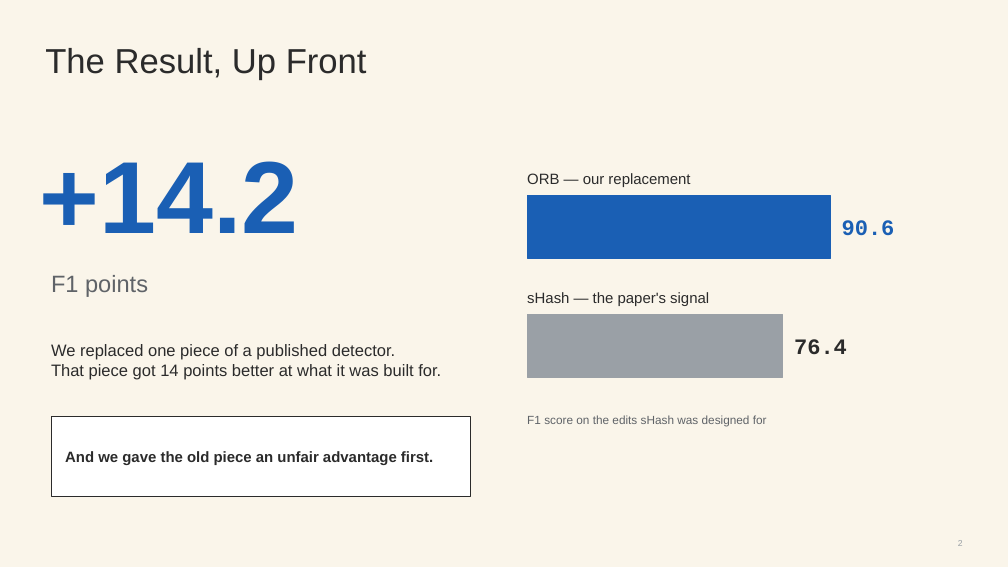
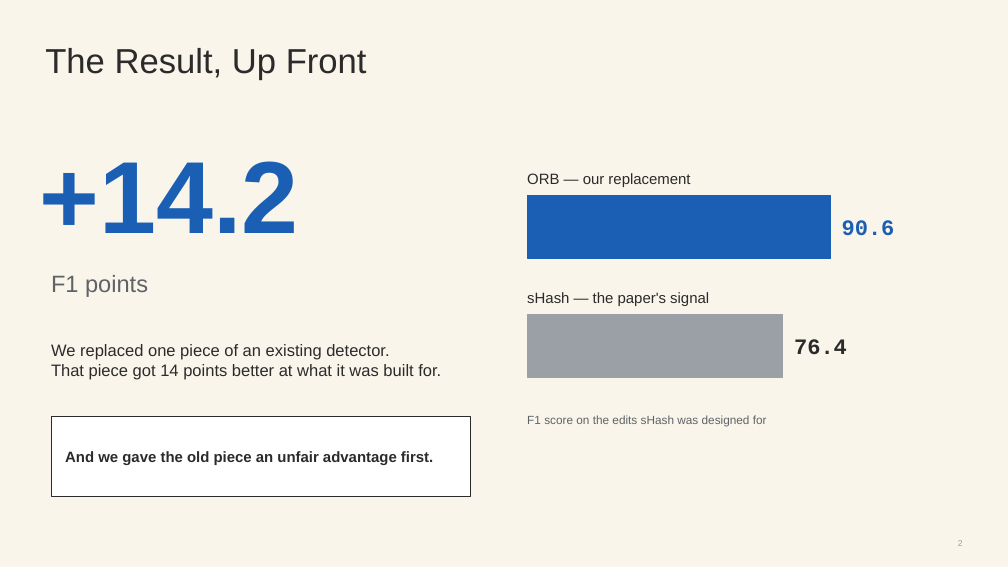
Before and after one commit to rabea-yassin/nft-dup-heuristic-router, a slide deck: slide 2 of NFT_Copymint_Detection_v3.pptx. Drawn at 1008x567 pixels with LibreOffice and Linux fonts; fonts in the diff are those of the drawing. Boxes give left, top, right and bottom in pixels: in the first picture for what was removed or moved away, otherwise in the second. Text is boxed around its words. In the diff, an @@ line names an element or a change of style, - is before the commit and + after.

Commit message:
Add the final report (LaTeX) and the poster
Rebuild the final report from LaTeX source (report/, built with tectonic)
and correct the docs; add the 70x100 cm poster (poster/make_poster.py,
PPTX + PDF); stop calling the paper "published" in the deck.

```diff
--- a/NFT_Copymint_Detection_v3.pptx
+++ b/NFT_Copymint_Detection_v3.pptx
@@ text at (51, 344, 389, 360): text changed @@
-We replaced one piece of a published detector.
+We replaced one piece of an existing detector.
```
Also in this commit, not shown: 3 other slides changed, 37 other files.
